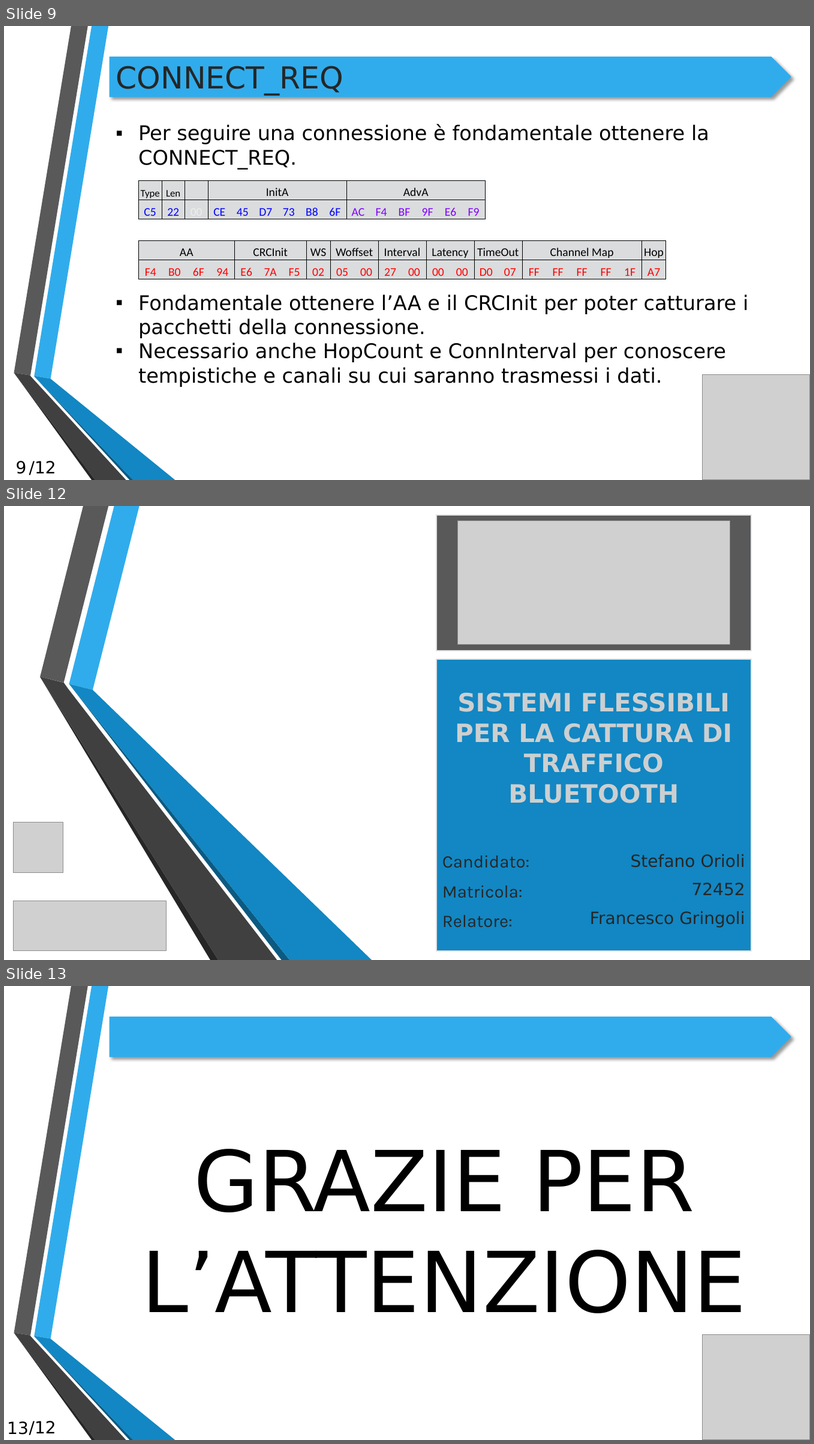
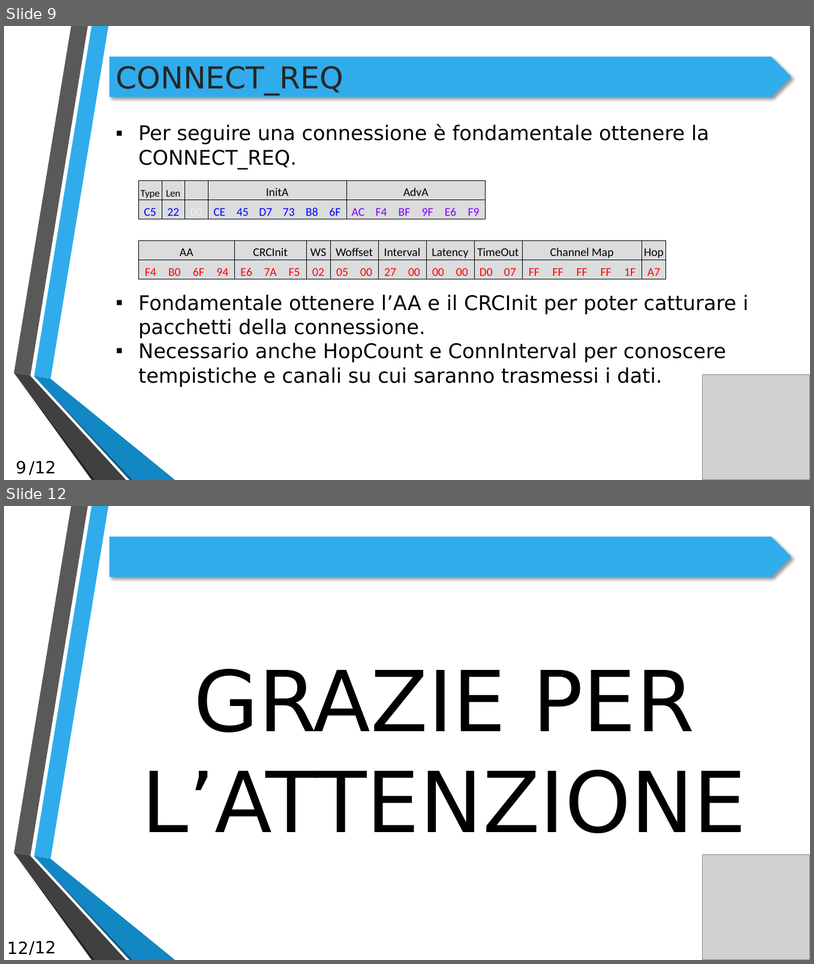
Before and after one commit to Slv3r/tesi-laurea, a slide deck: Presentazione/Presentazione Tesi.pptx. Shown one above the other, each under a label of ours: slides 9, 12 and 13 before the commit, slides 9 and 12 after it; the slides between them are not shown. The pictures are 814x1444 and 814x964 pixels, drawn with LibreOffice and Linux fonts; fonts in the diff are those of the drawing; grey boxes stand for pictures; background and template pictures are left out. Boxes give left, top, right and bottom in pixels: in the first picture for what was removed or moved away, otherwise in the second. Text is boxed around its words. In the diff, an @@ line names an element or a change of style, - is before the commit and + after.

```diff
--- a/Presentazione/Presentazione Tesi.pptx
+++ b/Presentazione/Presentazione Tesi.pptx
@@ slide 12 removed at (4, 506, 810, 960), background picture (left out) @@
@@ rectangle removed at (437, 515, 752, 651) @@
@@ picture removed at (458, 521, 731, 645) @@
@@ rectangle removed at (437, 659, 752, 951) @@
@@ group removed at (40, 506, 372, 960): 6 freeform shapes @@
@@ title removed at (455, 693, 732, 803) @@
-SISTEMI FLESSIBILI PER LA CATTURA DI TRAFFICO BLUETOOTH
@@ picture removed at (13, 822, 63, 872) @@
@@ text removed at (443, 855, 530, 927) @@
-Candidato:
-Matricola:
-Relatore:
@@ subtitle removed at (590, 853, 746, 927) @@
-Stefano Orioli
-72452
-Francesco Gringoli
@@ picture removed at (13, 900, 166, 951) @@
@@ what was slide 13 is now slide 12 @@
@@ page number at (7, 941, 29, 954): text changed @@
-13
+12
```
Also in this commit, not shown: 5 slides changed, 2 other files.
